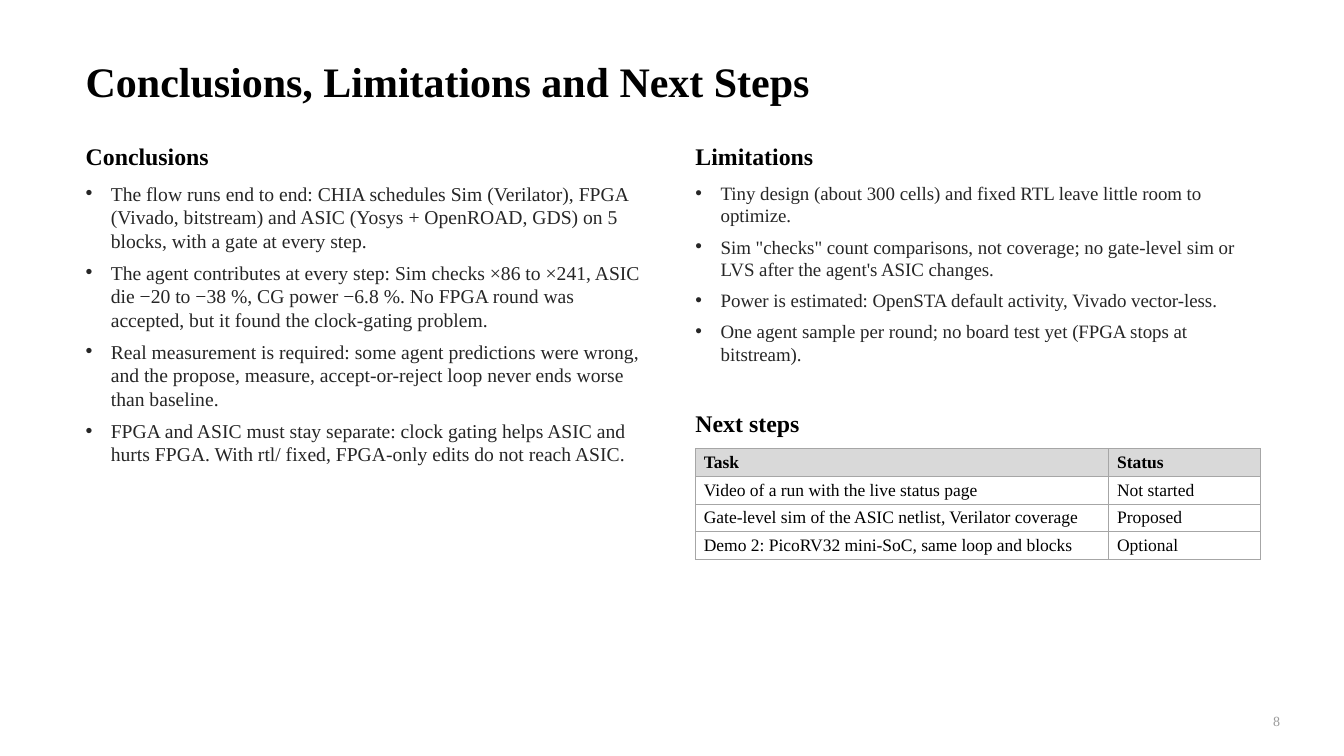
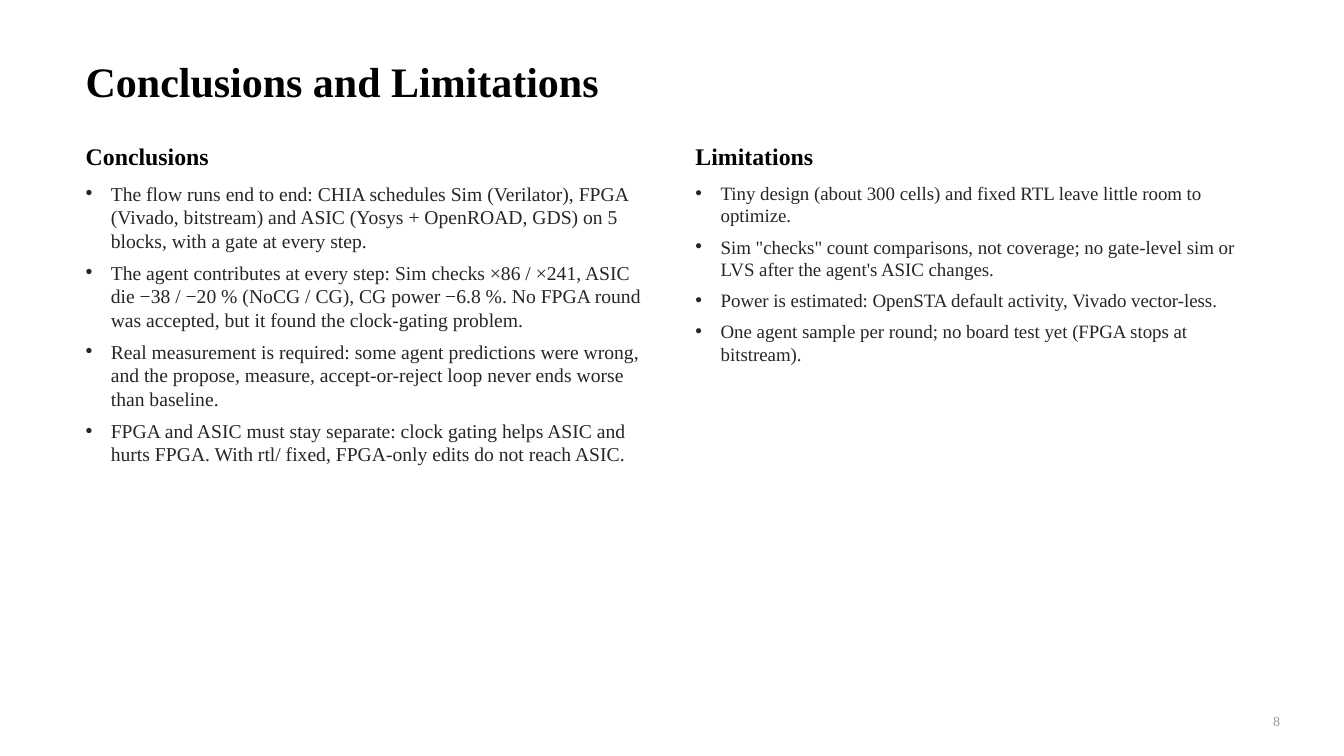
Before and after one commit to chipchip-tech/CHIA-workflow, a slide deck: slide 8 of projects/demo-alu/report/ProgressReport_22-11.pptx. Drawn at 1344x756 pixels with LibreOffice and Linux fonts; fonts in the diff are those of the drawing. Boxes give left, top, right and bottom in pixels: in the first picture for what was removed or moved away, otherwise in the second. Text is boxed around its words. In the diff, an @@ line names an element or a change of style, - is before the commit and + after.

```diff
--- a/projects/demo-alu/report/ProgressReport_22-11.pptx
+++ b/projects/demo-alu/report/ProgressReport_22-11.pptx
@@ text at (86,68,598,98): text changed @@
-Conclusions, Limitations and Next Steps
+Conclusions and Limitations
@@ text at (111,266,641,332): text changed @@
-• The agent contributes at every step: Sim checks ×86 to ×241, ASIC die −20 to −38 %, CG power −6.8 %. No FPGA round was accepted, but it found the clock-gating problem.
+• The agent contributes at every step: Sim checks ×86 / ×241, ASIC die −38 / −20 % (NoCG / CG), CG power −6.8 %. No FPGA round was accepted, but it found the clock-gating problem.
@@ text removed at (695,416,799,437) @@
-Next steps
@@ table removed at (696,449,1260,559), 4 rows, 2 columns @@
-Task | Status
-Video of a run with the live status page | Not started
-Gate-level sim of the ASIC netlist, Verilator coverage | Proposed
-Demo 2: PicoRV32 mini-SoC, same loop and blocks | Optional
```
Also in this commit, not shown: 7 other slides changed, 5 other files.
